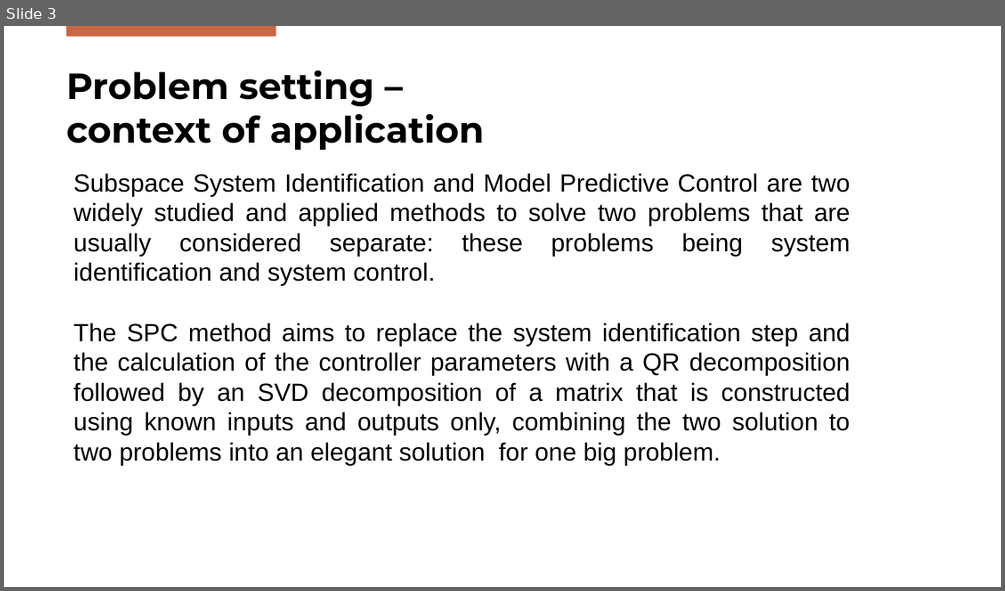
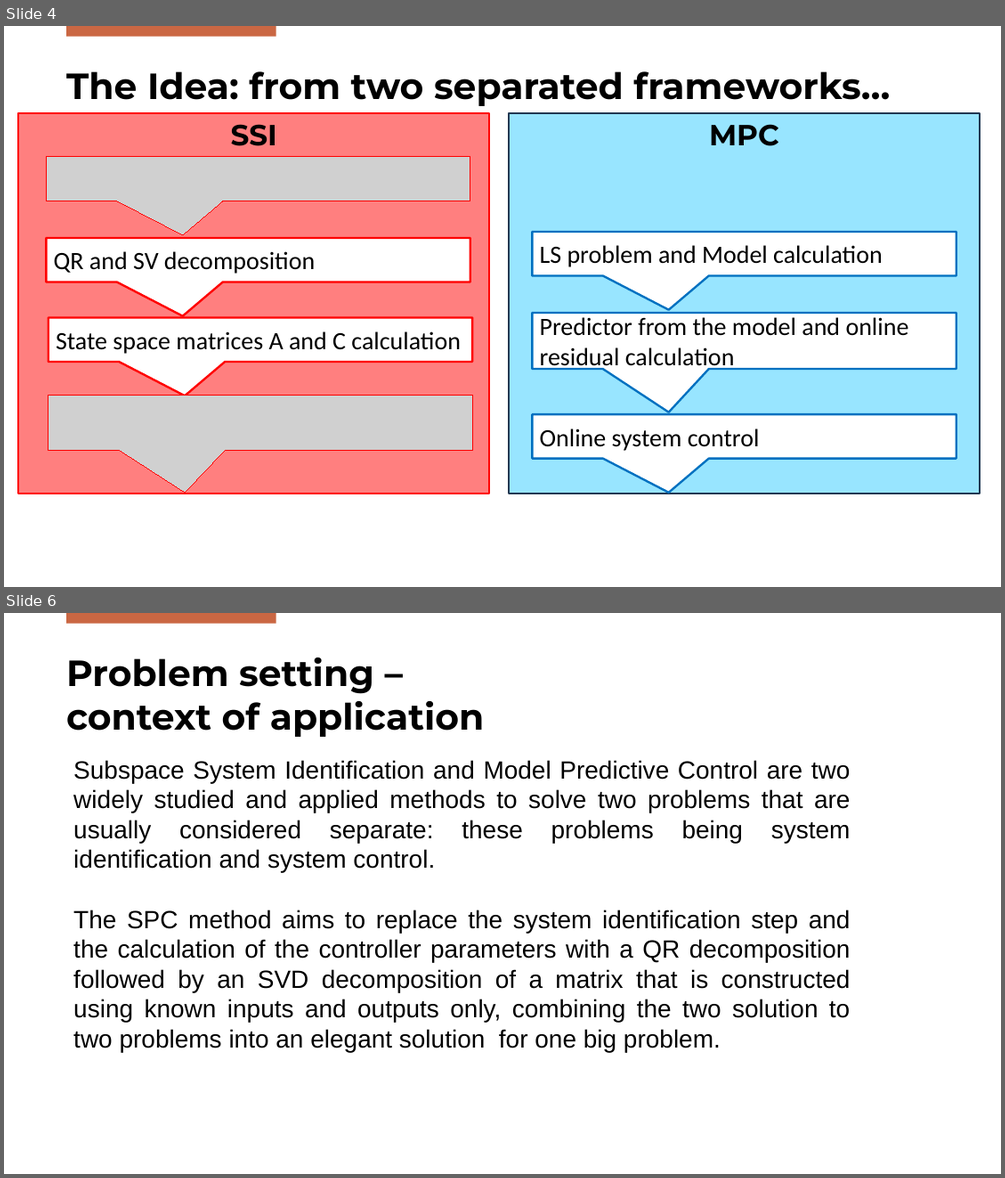
Before and after one commit to Gabriele-Mazzoleni/Progetto_ALES_aa_2025_2026, a slide deck: SPC_Presentation.pptx. Shown one above the other, each under a label of ours: slide 3 before the commit, slides 4 and 6 after it; the slides between them are not shown. The pictures are 1005x591 and 1005x1178 pixels, drawn with LibreOffice and Linux fonts; fonts in the diff are those of the drawing; grey boxes stand for pictures; background and template pictures are left out. Boxes give left, top, right and bottom in pixels: in the first picture for what was removed or moved away, otherwise in the second. Text is boxed around its words. In the diff, an @@ line names an element or a change of style, - is before the commit and + after.

```diff
--- a/SPC_Presentation.pptx
+++ b/SPC_Presentation.pptx
@@ slide 4 added at [4,26,1001,587], background #FFFFFF; not listed: 1 template element that a slide beside it also shows @@
@@ title added at [66,71,890,106], 35 pt, text #000000, bold @@
+The Idea: from two separated frameworks…
@@ rectangle added at [18,112,489,493], fill #FF0000 at 50% opacity, outline #FF0000 2 pt, 28 pt, text #000000, bold @@
+SSI
@@ rectangle added at [509,112,979,493], fill #33CCFF at 50% opacity, outline #233953 2 pt, 28 pt, text #000000, bold @@
+MPC
@@ picture added at [46,157,469,201] @@
@@ speech box added at [46,238,469,281], fill #FFFFFF, outline #FF0000 2 pt, 24 pt, text #000000 @@
+QR and SV decomposition
@@ speech box added at [532,232,956,276], fill #FFFFFF, outline #0070C0 2 pt, 24 pt, text #000000 @@
+LS problem and Model calculation
@@ speech box added at [48,318,472,362], fill #FFFFFF, outline #FF0000 2 pt, 24 pt, text #000000 @@
+State space matrices A and C calculation
@@ speech box added at [532,313,956,369], fill #FFFFFF, outline #0070C0 2 pt, 24 pt, text #000000 @@
+Predictor from the model and online residual calculation
@@ picture added at [48,394,472,450] @@
@@ speech box added at [532,414,956,459], fill #FFFFFF, outline #0070C0 2 pt, 24 pt, text #000000 @@
+Online system control
@@ what was slide 3 is now slide 6 @@
```
Also in this commit, not shown: 2 slides changed, 2 other slides added, 1 other file.
